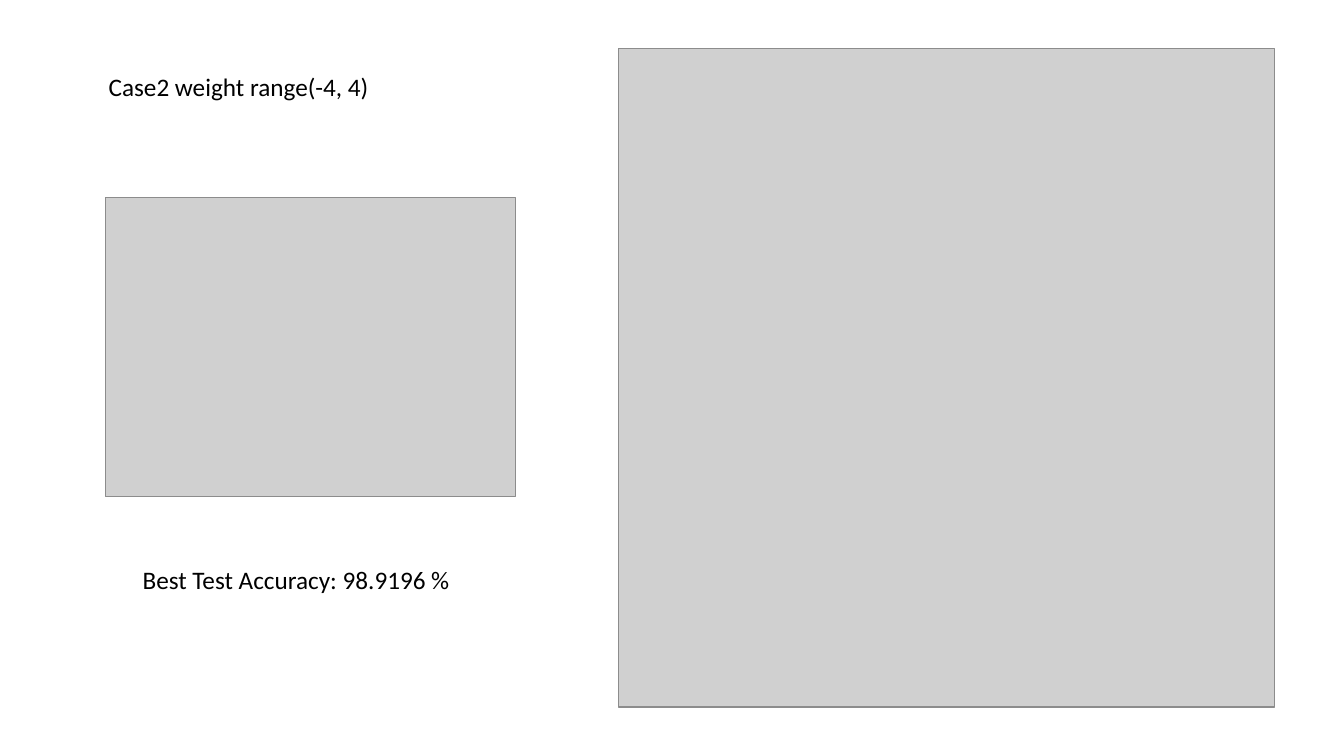
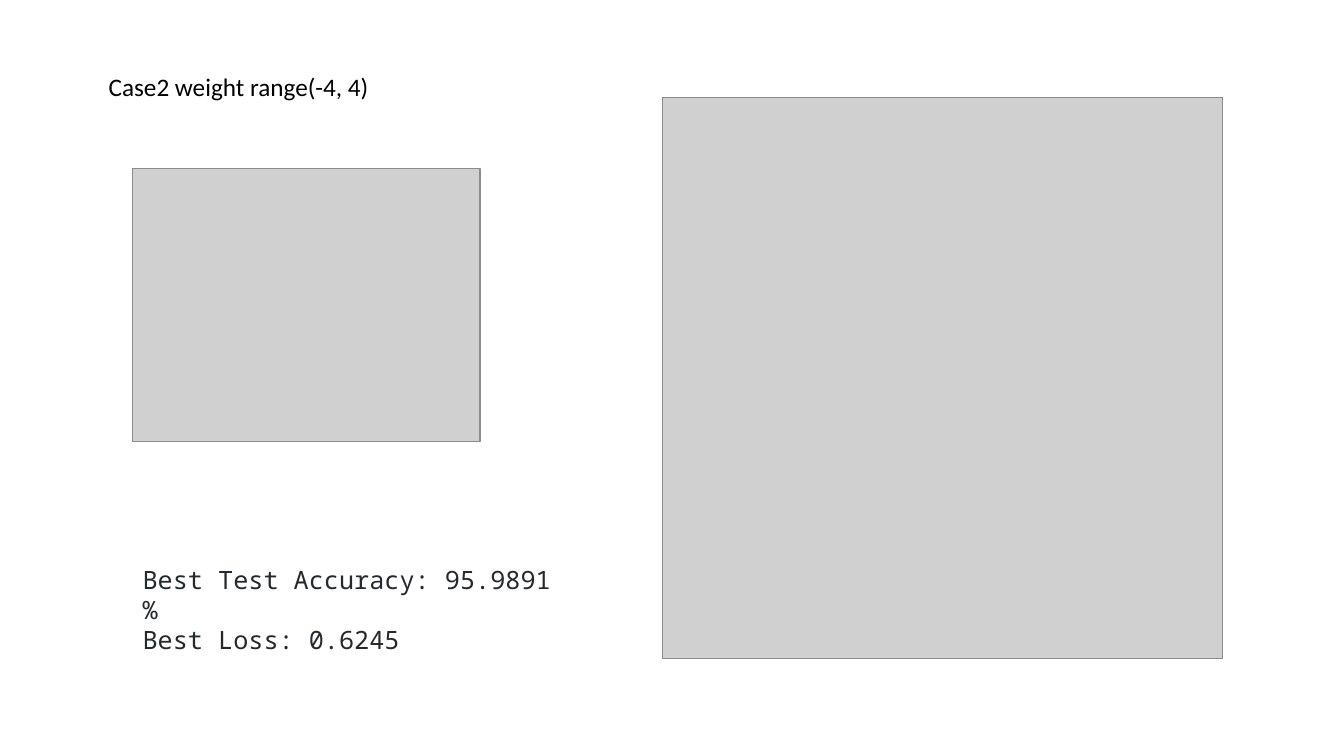
Before and after one commit to kpliao1206/mlmi_hw_repo, a slide deck: slide 11 of Final/Final.pptx (slide 8 before the commit). Drawn at 1344x756 pixels with LibreOffice and Linux fonts; fonts in the diff are those of the drawing; grey boxes stand for pictures. Boxes give left, top, right and bottom in pixels: in the first picture for what was removed or moved away, otherwise in the second. Text is boxed around its words. In the diff, an @@ line names an element or a change of style, - is before the commit and + after.

```diff
--- a/Final/Final.pptx
+++ b/Final/Final.pptx
@@ picture: place and size @@
-picture at <box>619,49,1275,708</box>
+picture at <box>662,98,1223,659</box>
@@ picture: place and size @@
-picture at <box>105,198,515,497</box>
+picture at <box>133,169,481,442</box>
@@ text at <box>143,570,551,650</box>: text changed; font Calibri to Noto Sans Mono; text colour #000000 to #24292E @@
-Best Test Accuracy: 98.9196 %
+Best Test Accuracy: 95.9891 %
+Best Loss: 0.6245
```
Also in this commit, not shown: 2 other slides changed, 6 slides added, 5 other files.
